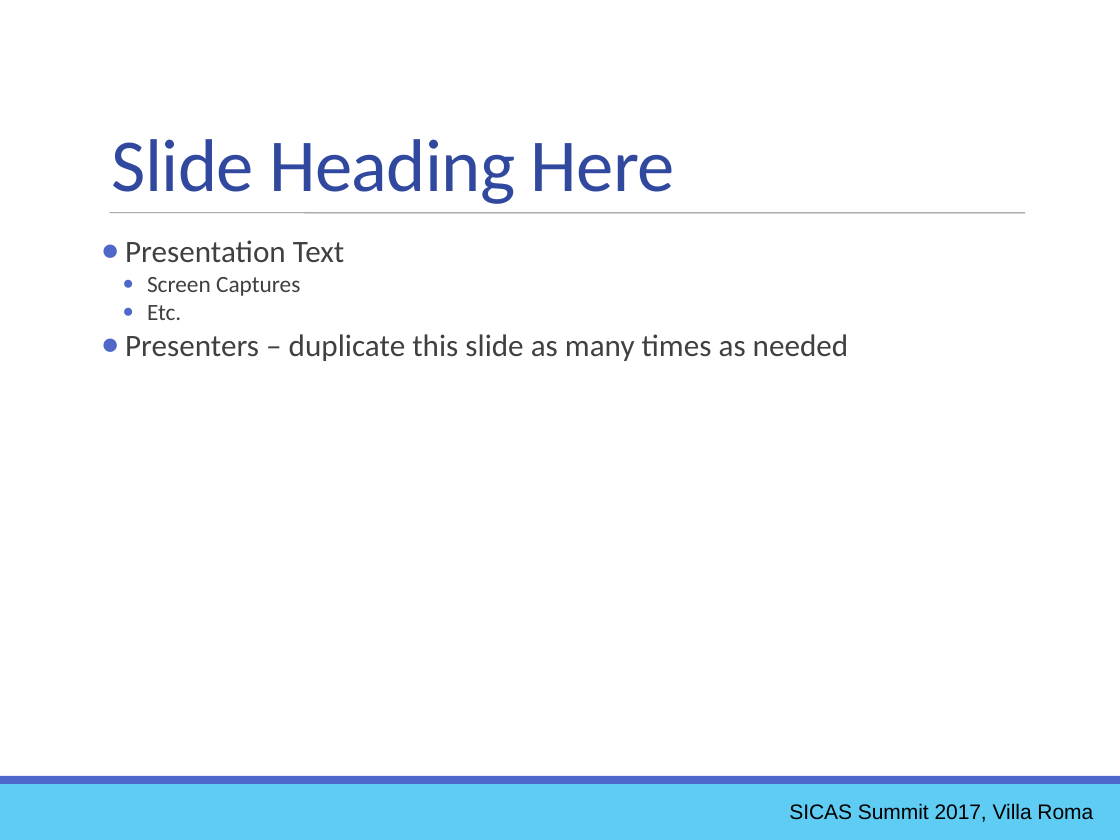
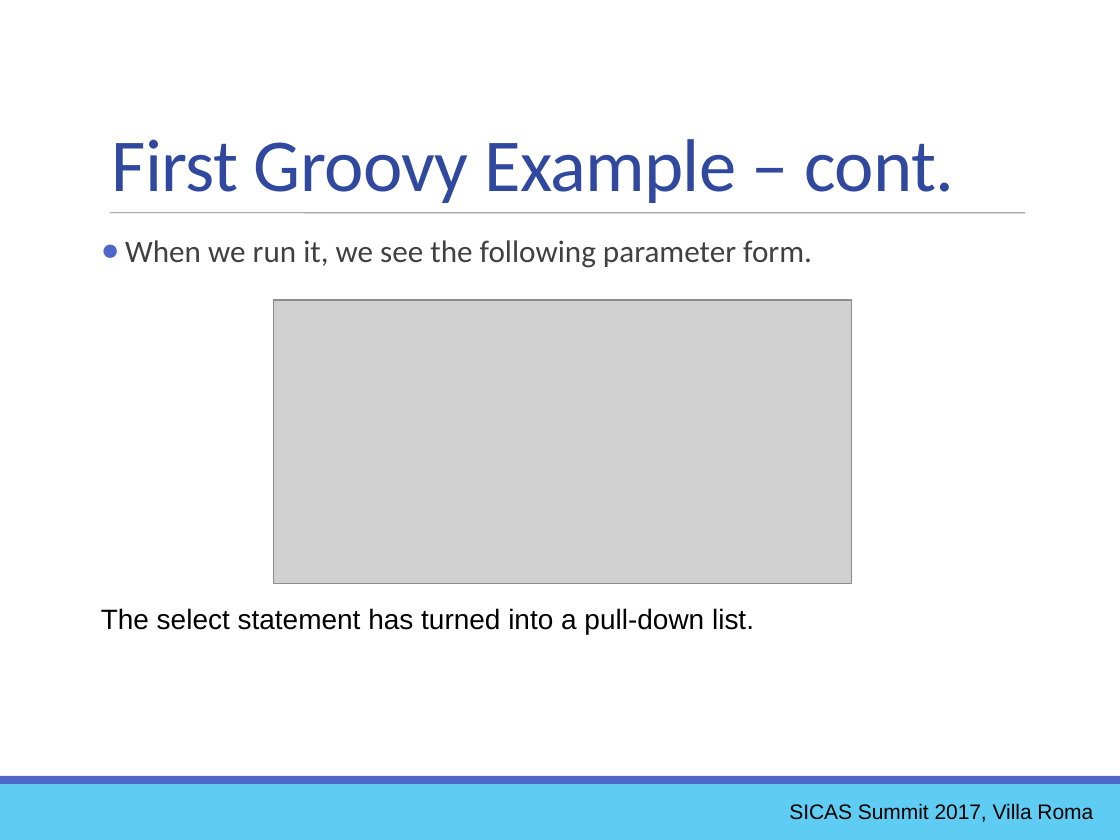
Before and after one commit to ewcole/simple_report, a slide deck: slide 19 of docs/SICAS_2017/Cole_Drop-In Reporting with Groovy.pptx. Drawn at 1120x840 pixels with LibreOffice and Linux fonts; fonts in the diff are those of the drawing; grey boxes stand for pictures. Boxes give left, top, right and bottom in pixels: in the first picture for what was removed or moved away, otherwise in the second. Text is boxed around its words. In the diff, an @@ line names an element or a change of style, - is before the commit and + after.

Commit message:
Complete Groovy SQL and dynamic SQL examples

```diff
--- a/docs/SICAS_2017/Cole_Drop-In Reporting with Groovy.pptx
+++ b/docs/SICAS_2017/Cole_Drop-In Reporting with Groovy.pptx
@@ text at [112,139,954,203]: text changed @@
-Slide Heading Here
+First Groovy Example – cont.
@@ text at [101,240,812,634]: text changed; size 20 to 18 pt; font Calibri to Arial; text colour #404040 to #000000 @@
-● Presentation Text
-      ● Screen Captures
-      ● Etc.
-● Presenters – duplicate this slide as many times as needed
+● When we run it, we see the following parameter form.
+The select statement has turned into a pull-down list.
@@ picture added at [274,300,852,584] @@
```
Also in this commit, not shown: 9 other slides changed, 2 slides added, 3 slides removed, 1 other file.
